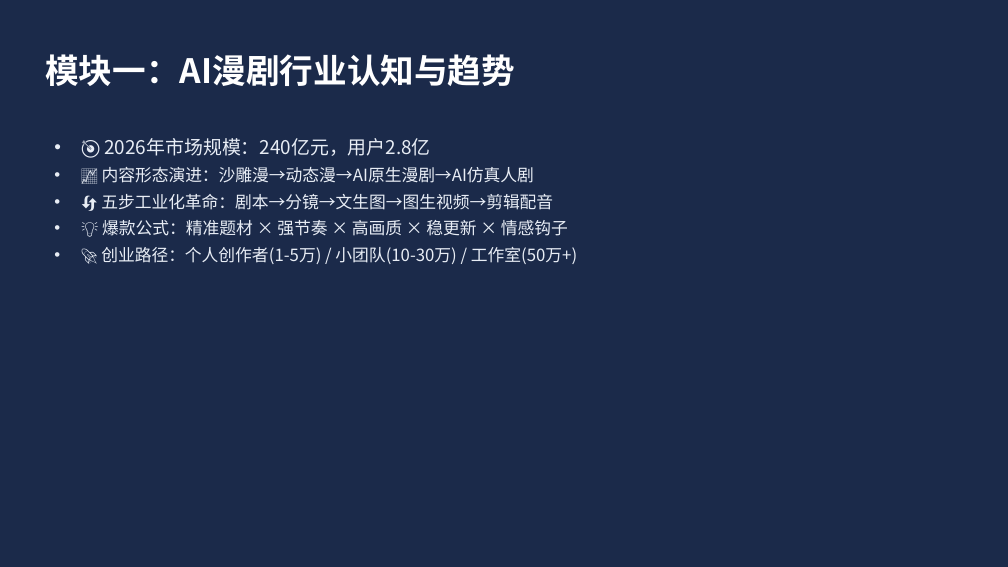
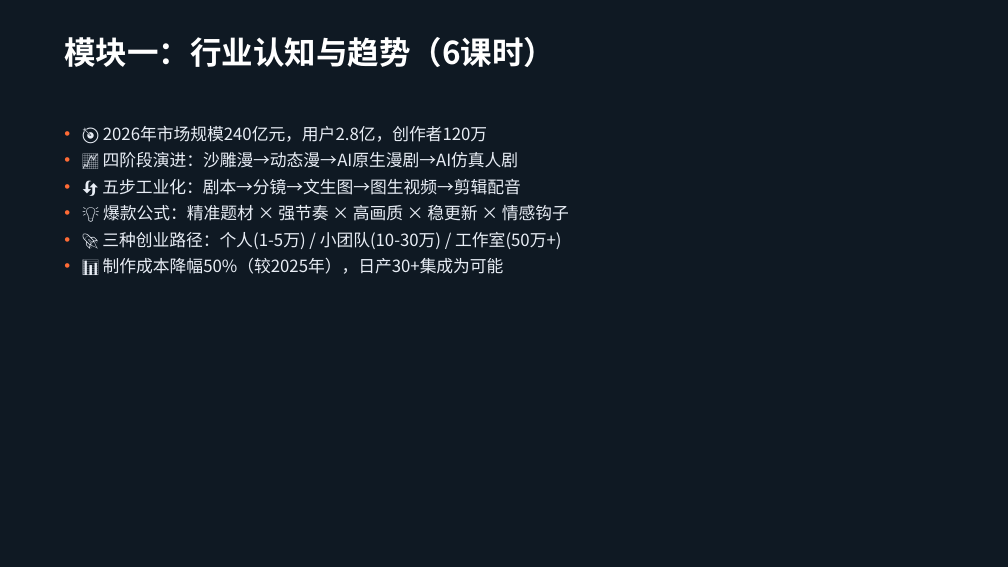
Before and after one commit to lichangjiang932-ship-it/ai-video-class, a slide deck: slide 5 of AI漫剧制作课程/AI漫剧制作全流程课程-2026版.pptx (slide 3 before the commit). Drawn at 1008x567 pixels with LibreOffice and Linux fonts; fonts in the diff are those of the drawing. Boxes give left, top, right and bottom in pixels: in the first picture for what was removed or moved away, otherwise in the second. Text is boxed around its words. In the diff, an @@ line names an element or a change of style, - is before the commit and + after.

Commit message:
升级PPT至42页精美版：深色主题+模块分节页+双栏布局+数据表格

```diff
--- a/AI漫剧制作课程/AI漫剧制作全流程课程-2026版.pptx
+++ b/AI漫剧制作课程/AI漫剧制作全流程课程-2026版.pptx
@@ background #1B2A4A to #0F1923 @@
@@ rectangle added at [0, 0, 1008, 7], fill #FF6B35 @@
@@ rectangle added at [0, 7, 1008, 98], fill #1A2A3A @@
@@ title removed at [45, 54, 515, 86] @@
-模块一：AI漫剧行业认知与趋势
@@ text added at [64, 37, 555, 67], 30 pt, text #FFFFFF, bold @@
+模块一：行业认知与趋势（6课时）
@@ rectangle: place and size @@
-rectangle at [38, 117, 187, 121]
+rectangle at [57, 102, 222, 102]
@@ rectangle at [57, 102, 222, 102]: fill #FF6B35 to none; outline none to #FF6B35 3.94 pt @@
@@ text "🎯 2026年市场规模240亿元，用户2.8亿，创作者120万": place and size @@
-text "🎯 2026年市场规模240亿元，用户2.8亿，创作者120万" at [101, 138, 577, 264]
+text "🎯 2026年市场规模240亿元，用户2.8亿，创作者120万" at [102, 126, 569, 274]
@@ text at [102, 126, 520, 195]: text changed @@
-• 🎯 2026年市场规模：240亿元，用户2.8亿
-• 📈 内容形态演进：沙雕漫→动态漫→AI原生漫剧→AI仿真人剧
-• 🔄 五步工业化革命：剧本→分镜→文生图→图生视频→剪辑配音
+• 🎯 2026年市场规模240亿元，用户2.8亿，创作者120万
+• 📈 四阶段演进：沙雕漫→动态漫→AI原生漫剧→AI仿真人剧
+• 🔄 五步工业化：剧本→分镜→文生图→图生视频→剪辑配音
@@ text at [102, 232, 561, 274]: text changed @@
-• 🚀 创业路径：个人创作者(1-5万) / 小团队(10-30万) / 工作室(50万+)
+• 🚀 三种创业路径：个人(1-5万) / 小团队(10-30万) / 工作室(50万+)
+• 📊 制作成本降幅50%（较2025年），日产30+集成为可能
@@ rectangle added at [0, 551, 1008, 567], fill #1A2A3A @@
```
Also in this commit, not shown: 20 other slides changed, 21 slides added, 2 slides removed, 1 other file.
